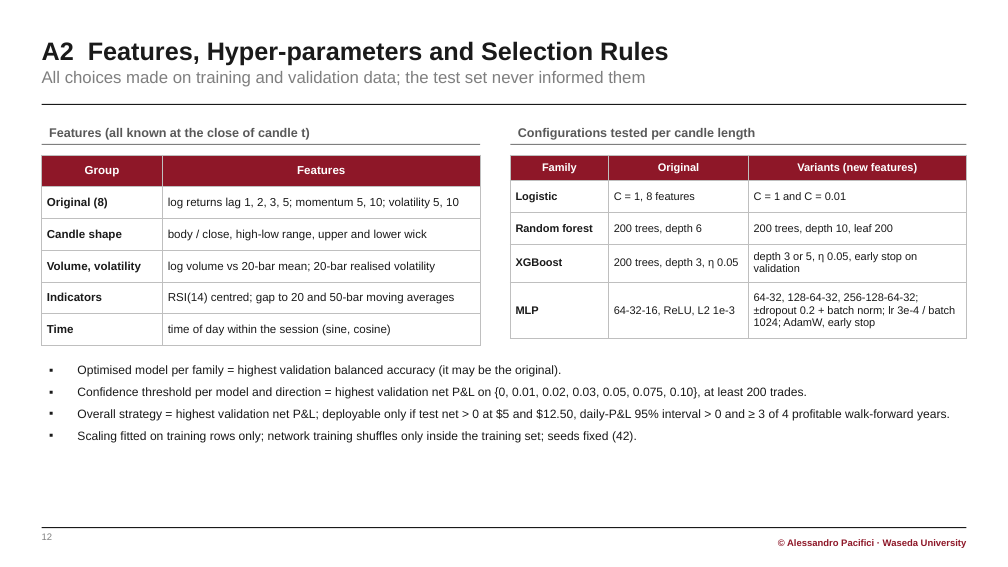
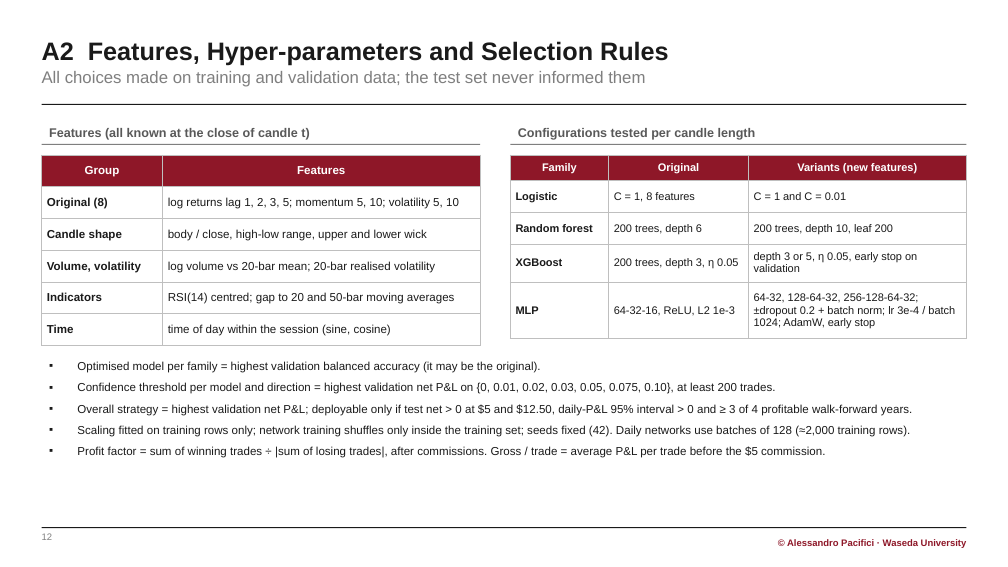
Before and after one commit to Paciooo/Project_ai_ML_bigdata, a slide deck: slide 12 of presentation/NQ_final_report.pptx. Drawn at 1008x567 pixels with LibreOffice and Linux fonts; fonts in the diff are those of the drawing. Boxes give left, top, right and bottom in pixels: in the first picture for what was removed or moved away, otherwise in the second. Text is boxed around its words. In the diff, an @@ line names an element or a change of style, - is before the commit and + after.

```diff
--- a/presentation/NQ_final_report.pptx
+++ b/presentation/NQ_final_report.pptx
@@ text at bbox=[77, 361, 912, 416]: size 11.5 to 11 pt in "Optimised model per family = highest validation ...", "Confidence threshold per model and direction = ...", "Overall strategy = highest validation net P&L; ..." @@
@@ text at bbox=[77, 425, 910, 458]: text changed; size 11.5 to 11 pt @@
-▪ Scaling fitted on training rows only; network training shuffles only inside the training set; seeds fixed (42).
+▪ Scaling fitted on training rows only; network training shuffles only inside the training set; seeds fixed (42). Daily networks use batches of 128 (≈2,000 training rows).
+▪ Profit factor = sum of winning trades ÷ |sum of losing trades|, after commissions. Gross / trade = average P&L per trade before the $5 commission.
```
Also in this commit, not shown: 11 other slides changed, 19 other files.
